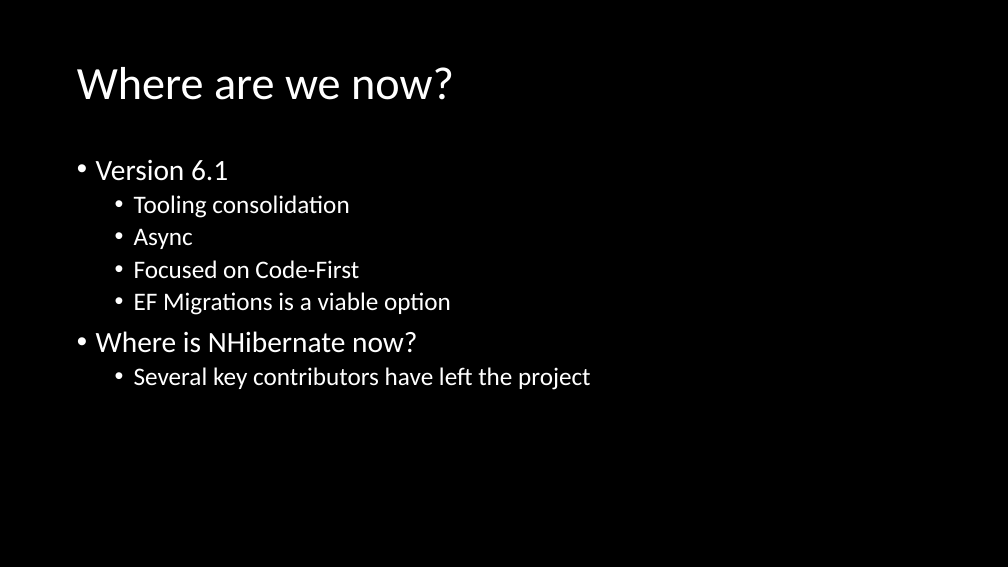
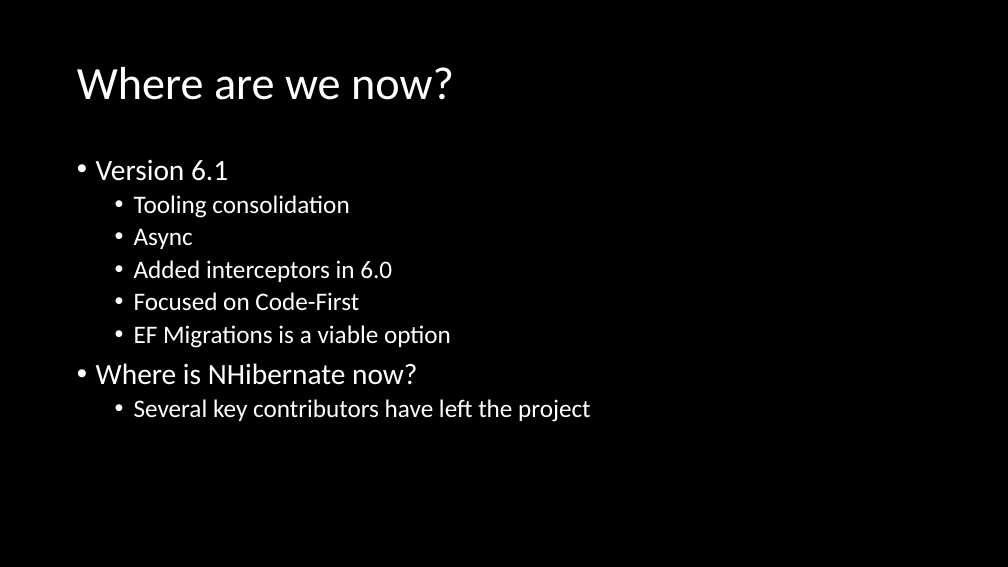
Before and after one commit to mikecole/MovieFanatic, a slide deck: slide 4 of EF Extra Mile.pptx. Drawn at 1008x567 pixels with LibreOffice and Linux fonts; fonts in the diff are those of the drawing. Boxes give left, top, right and bottom in pixels: in the first picture for what was removed or moved away, otherwise in the second. Text is boxed around its words. In the diff, an @@ line names an element or a change of style, - is before the commit and + after.

```diff
--- a/EF Extra Mile.pptx
+++ b/EF Extra Mile.pptx
@@ text at (x1=134, y1=260, x2=392, y2=282): paragraph added @@
+  • Added interceptors in 6.0
```
Also in this commit, not shown: 1 other slide changed, 3 other files.
